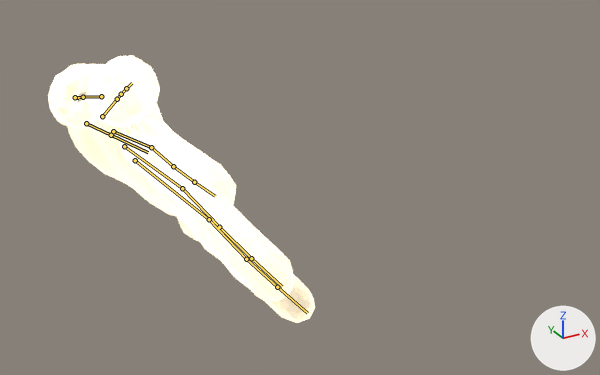
The Blender file art/blender/hand/zenscape-god-hand.blend, before and after one commit.
One viewpoint serves both versions: a camera (50 mm lens) standing at (-0.693, -1.529, 1.377) and looking at (0.062, -0.156, 0.69). The axes (+X, +Y, +Z) are drawn at lower right. The lights are the same throughout. The picture after the commit comes second. Both versions are drawn at frame 23 of the action 'SprinkleOut'; the numbers are the values there. The bones that bend it are drawn over the model as lines.

In view in the first picture: 'GodHand'.
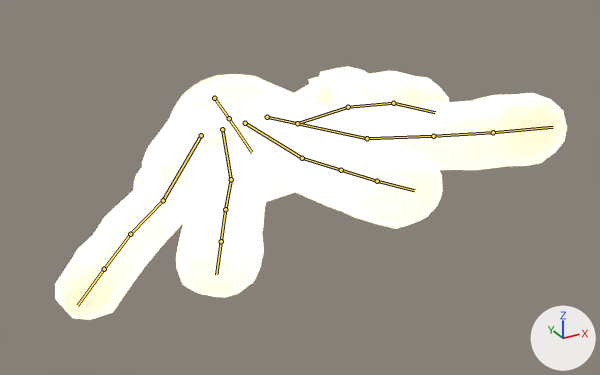
What differs and where, as boxes (x1, y1, x2, y2) in the pictures (600 x 375 px):
'GodHand', posed (91% wider)
    before: (48, 55, 315, 323)
    after: (55, 67, 567, 320)
bone 'Wrist', root to tip
    before: (86, 123) to (111, 135)
    after: (214, 98) to (229, 118)
bone 'Index1', root to tip
    before: (117, 99) to (121, 94)
    after: (367, 138) to (433, 136)
bone 'Index2', root to tip
    before: (121, 94) to (126, 88)
    after: (433, 136) to (493, 132)
bone 'Middle1', root to tip
    before: (151, 147) to (173, 166)
    after: (302, 158) to (341, 170)
bone 'Middle2', root to tip
    before: (173, 166) to (194, 182)
    after: (341, 170) to (377, 181)
bone 'Ring1', root to tip
    before: (182, 188) to (219, 227)
    after: (231, 179) to (225, 209)
bone 'Pinky1', root to tip
    before: (209, 219) to (246, 259)
    after: (163, 200) to (130, 234)
bone 'Thumb1', root to tip
    before: (101, 96) to (83, 97)
    after: (297, 123) to (348, 107)

The edits, one by one:
Bone 'Wrist' (bone_wrist) moves from (0.111, -0.578, 0.547) to (-0.102, -0.087, 0.73).
Bone 'Wrist' (bone_wrist) turns from (-21, 120, -18) to (7, 12, -15) degrees about its own x, y and z.
Bone 'Index1' (bone_index1) turns from (11, 0, 13) to (15, 0, 14) degrees about its own x, y and z.
Bone 'Index2' (bone_index2) turns from (6, 0, 0) to (8, 0, 0) degrees about its own x, y and z.
Bone 'Middle1' (bone_middle1) turns from (11, 0, 3) to (14, 0, 4) degrees about its own x, y and z.
Bone 'Middle2' (bone_middle2) turns from (6, 0, 0) to (7, 0, 0) degrees about its own x, y and z.
Bone 'Ring1' (bone_ring1) turns from (12, 0, -8) to (12, 0, -7) degrees about its own x, y and z.
Bone 'Pinky1' (bone_pinky1) turns from (10, 0, -19) to (10, 0, -16) degrees about its own x, y and z.
Bone 'Thumb1' (bone_thumb1) turns from (15, -9, -31) to (13, -6, -27) degrees about its own x, y and z.
